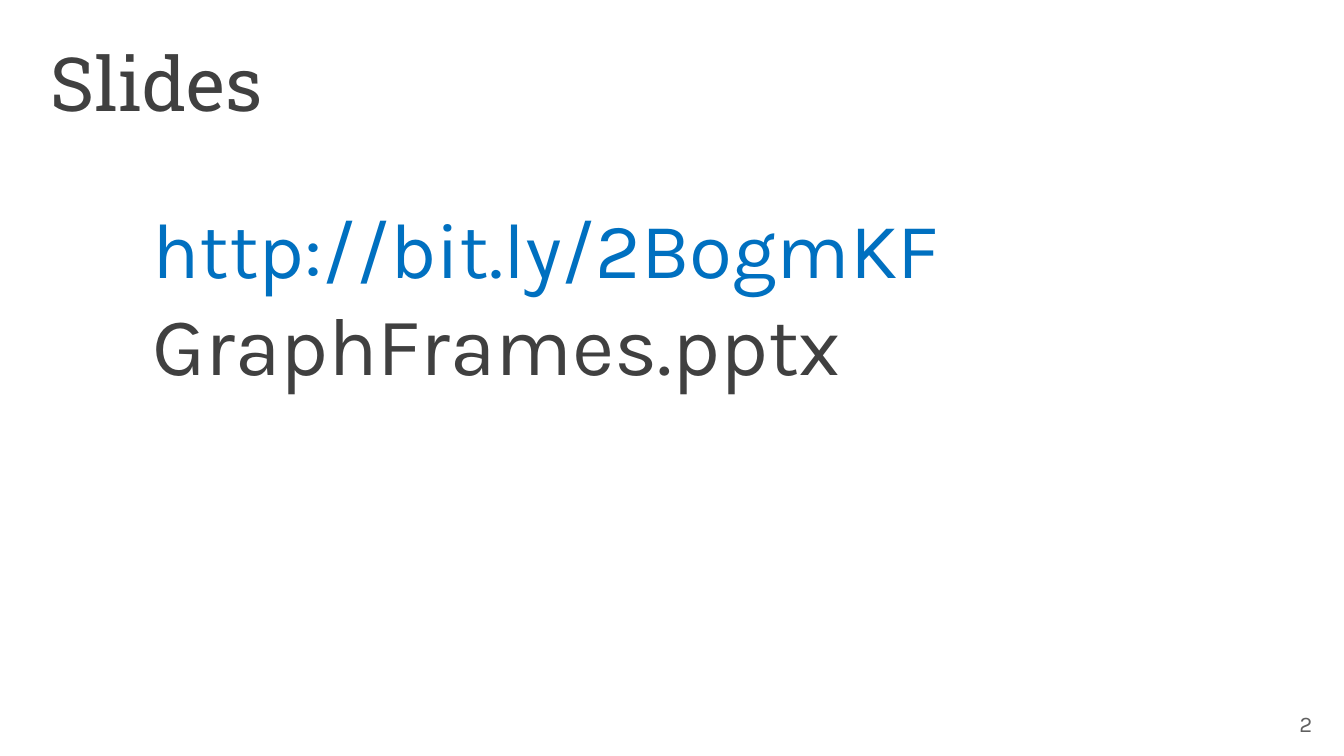
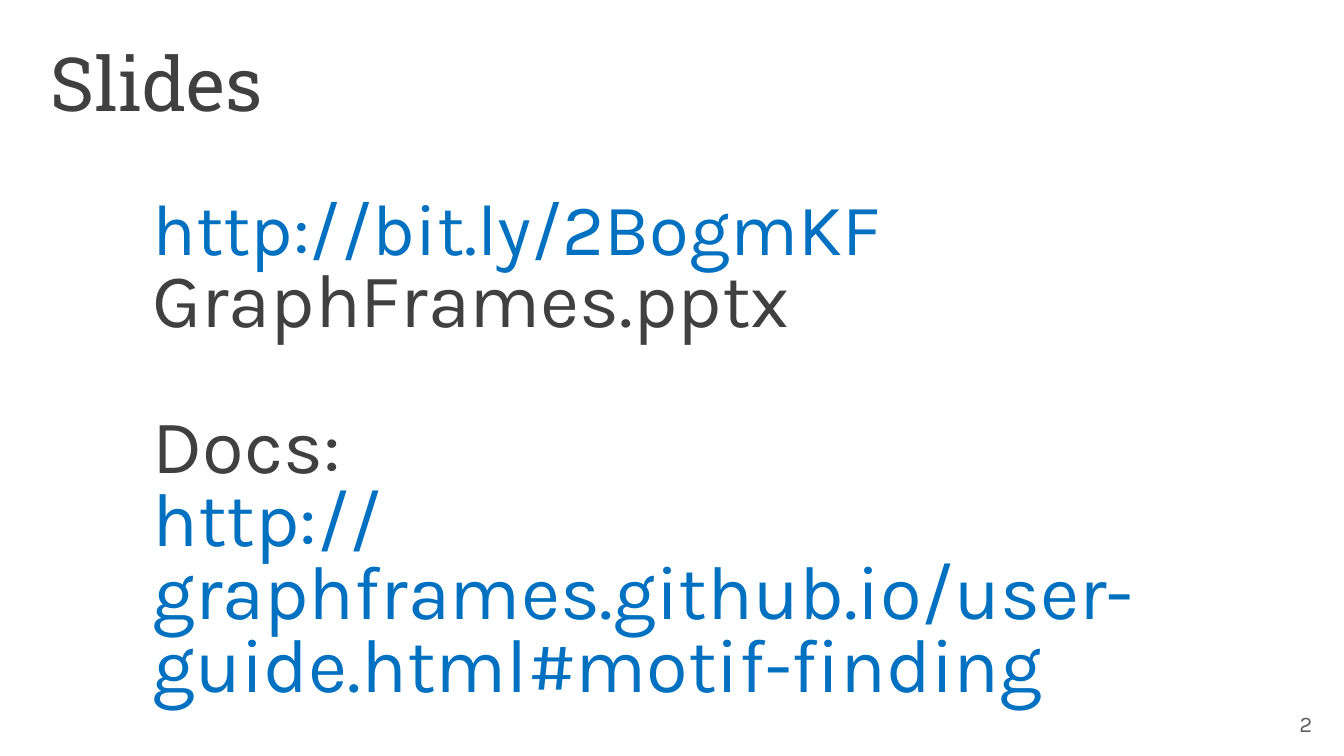
Before and after one commit to lyubent/PubSpark, a slide deck: slide 2 of GraphFrames.pptx. Drawn at 1344x756 pixels with LibreOffice and Linux fonts; fonts in the diff are those of the drawing; background and template pictures are left out. Boxes give left, top, right and bottom in pixels: in the first picture for what was removed or moved away, otherwise in the second. Text is boxed around its words. In the diff, an @@ line names an element or a change of style, - is before the commit and + after.

Commit message:
Add docs.

```diff
--- a/GraphFrames.pptx
+++ b/GraphFrames.pptx
@@ text at (152, 202, 880, 345): size 42 to 38.9 pt in "http://bit.ly/2BogmKF"; size 44 to 40.7 pt in "GraphFrames.pptx"; line spacing 1 to 0.8 @@
@@ text at (152, 425, 1133, 710): paragraphs added @@
+Docs:
+http://graphframes.github.io/user-guide.html#motif-finding
```
